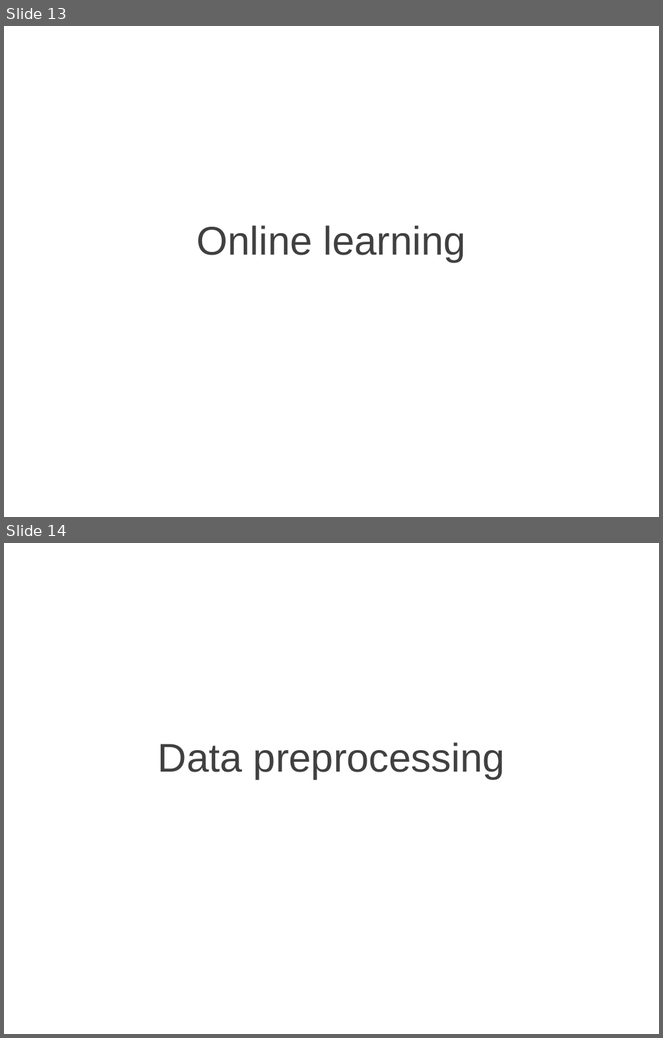
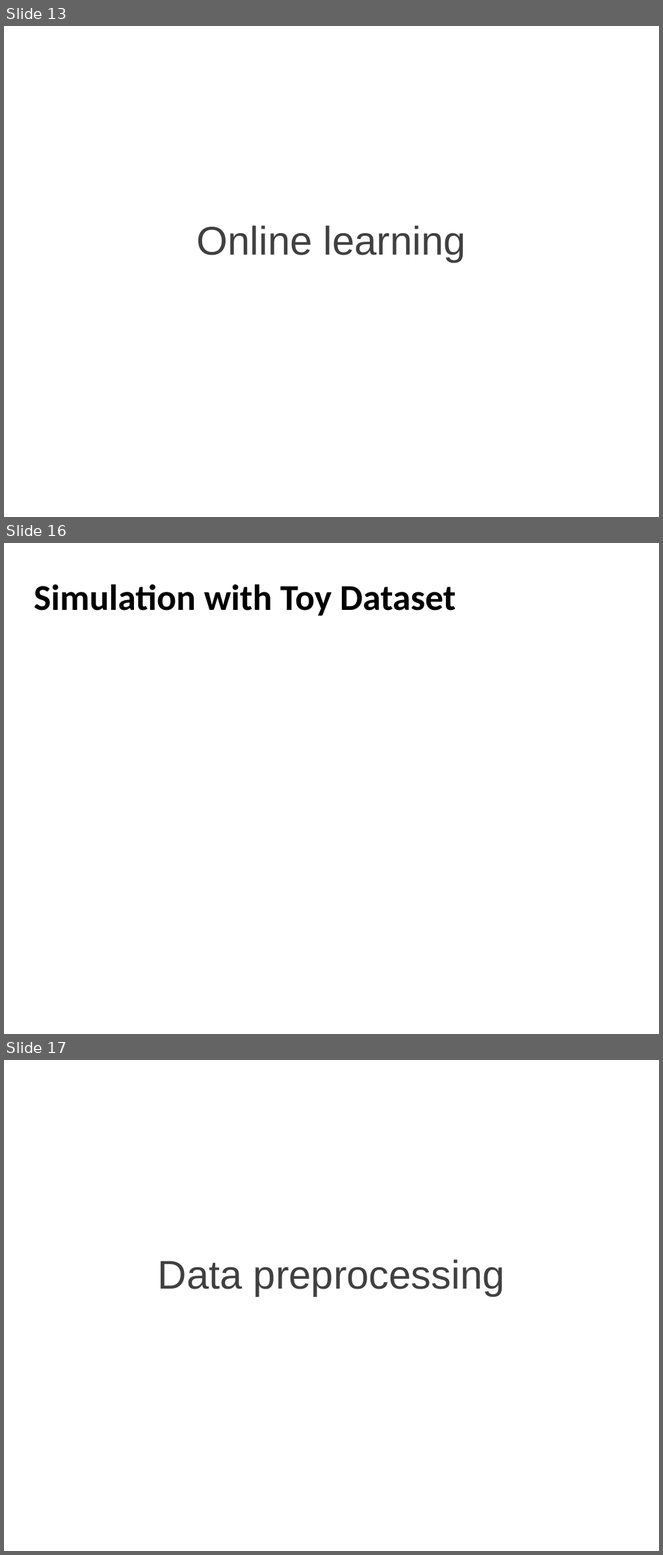
Before and after one commit to ffineis/stat_350_final, a slide deck: report/presentation.pptx. Shown one above the other, each under a label of ours: slides 13 and 14 before the commit, slides 13, 16 and 17 after it; the slides between them are not shown. The pictures are 663x1038 and 663x1555 pixels, drawn with LibreOffice and Linux fonts; fonts in the diff are those of the drawing; background and template pictures are left out. Boxes give left, top, right and bottom in pixels: in the first picture for what was removed or moved away, otherwise in the second. Text is boxed around its words. In the diff, an @@ line names an element or a change of style, - is before the commit and + after.

```diff
--- a/report/presentation.pptx
+++ b/report/presentation.pptx
@@ slide 16 added at [4, 543, 659, 1034], background picture (left out) @@
@@ text added at [34, 584, 456, 616], 40 pt, text #000000, bold @@
+Simulation with Toy Dataset
@@ what was slide 14 is now slide 17 @@
```
Also in this commit, not shown: 3 slides changed, 3 other slides added, 1 slide removed, 6 other files.
